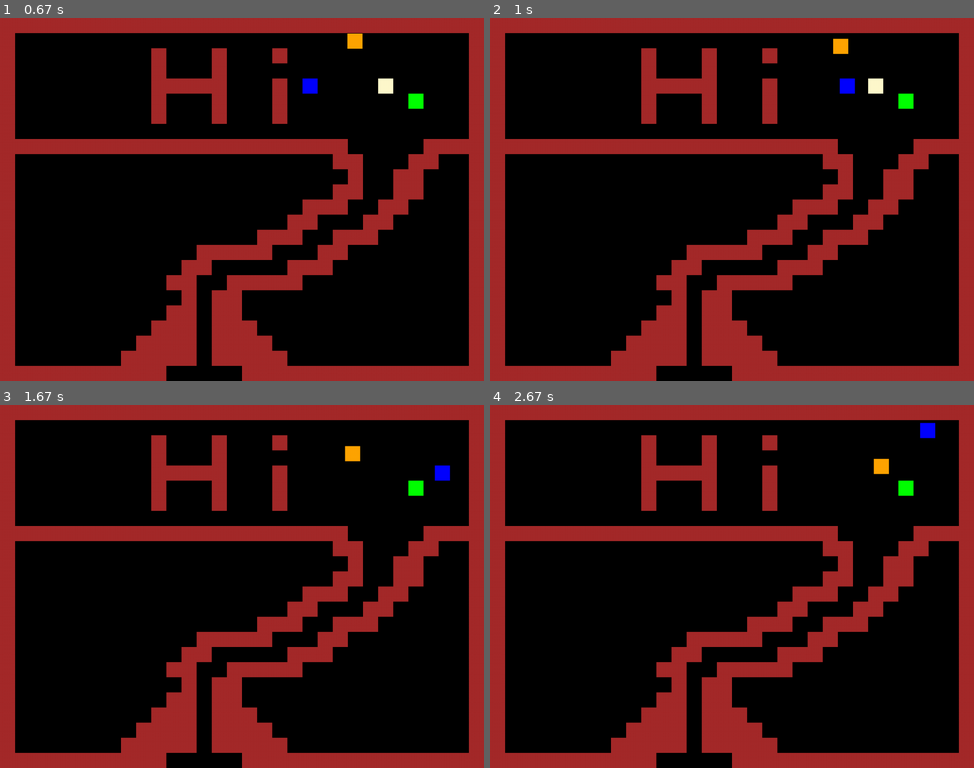
Above: before the commit, frames 1-4 (two rows, left to right).
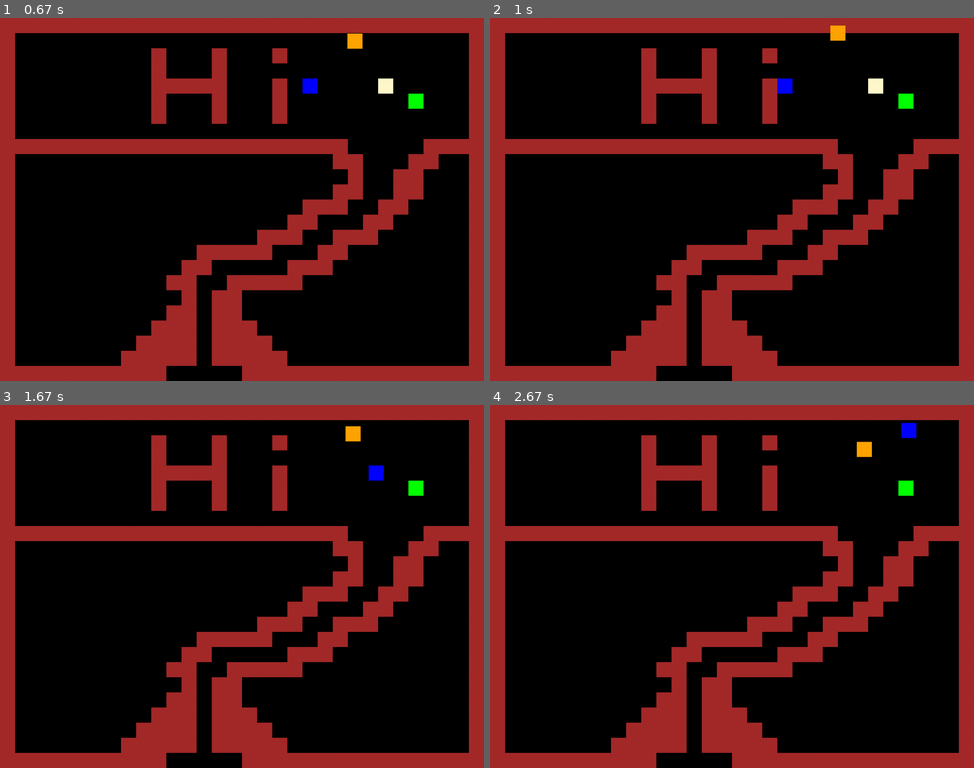
Above: after the commit, the same moments.

Repository: MatthieuOByrne/Matthieu_O-Byrne_PYGAME_game_engine
Game: pygame game, started from main.py
The game is run twice, just before and just after one commit, with the same random seed, the same clock (stepped at 60 frames per second) and the same inputs.
Inputs:
- Up to frame 1 (0.67 s): tap Enter at 0.33 s
- Up to frame 2 (1 s): hold R from 0.67 s (still down); hold Right from 0.67 s (still down)
- Up to frame 3 (1.67 s): release R at 1.13 s; release Right at 1.13 s; hold Right 1.17-1.63 s
- Up to frame 4 (2.67 s): hold Up 1.67-1.97 s; hold Right 2-2.47 s; hold Left from 2.5 s (still down)

Frame 1 is identical in both runs. In frame 2, 0.5% of the frame differs, in the area x 59-76%, y 2-21%; in frame 3, 0.6%, in the area x 71-93%, y 5-21%; in frame 4, 0.6%.

Commit message:
Added [r] to restart

Diff:
--- a/main.py
+++ b/main.py
@@ -102,7 +102,10 @@
             self.show_death_screen()
             self.playing = False
         self.screen.blit(self.image_surface, (50, 50))
+        keys = pg.key.get_pressed()
 
+        if keys[pg.K_r]:
+            self.playing = False
 
     # make the grid for the game
     # def draw_grid(self):
